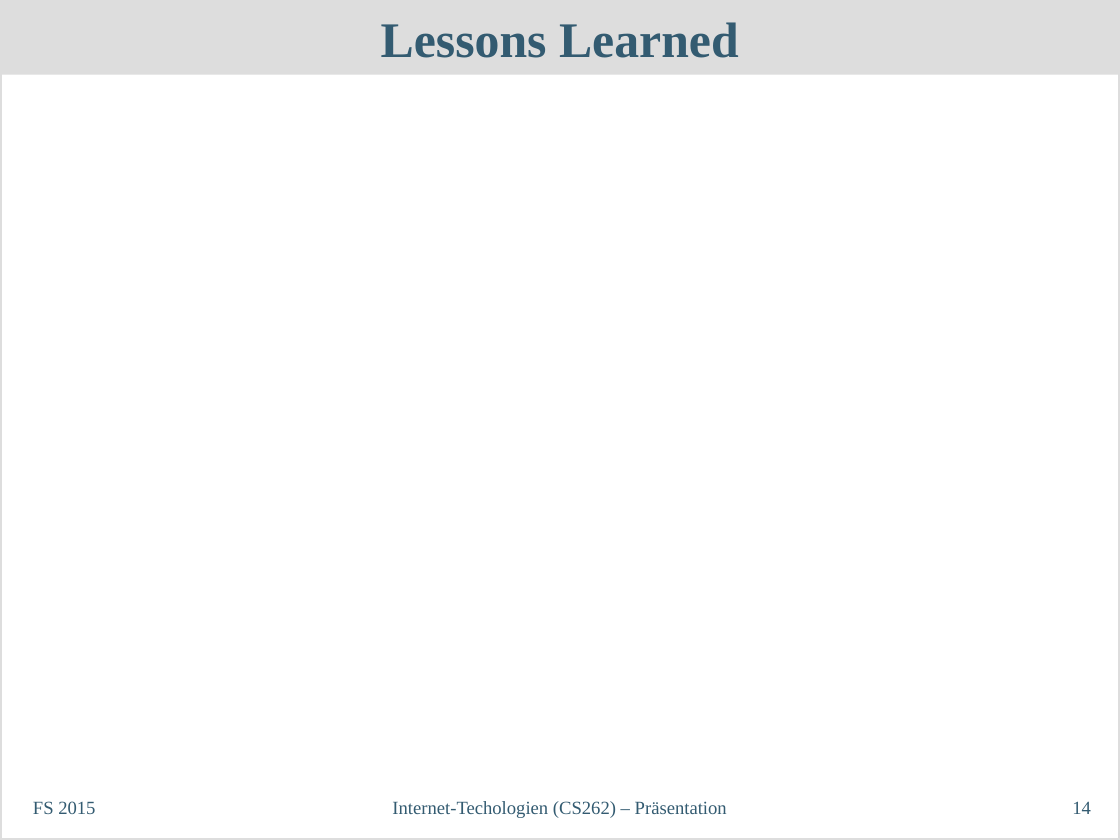
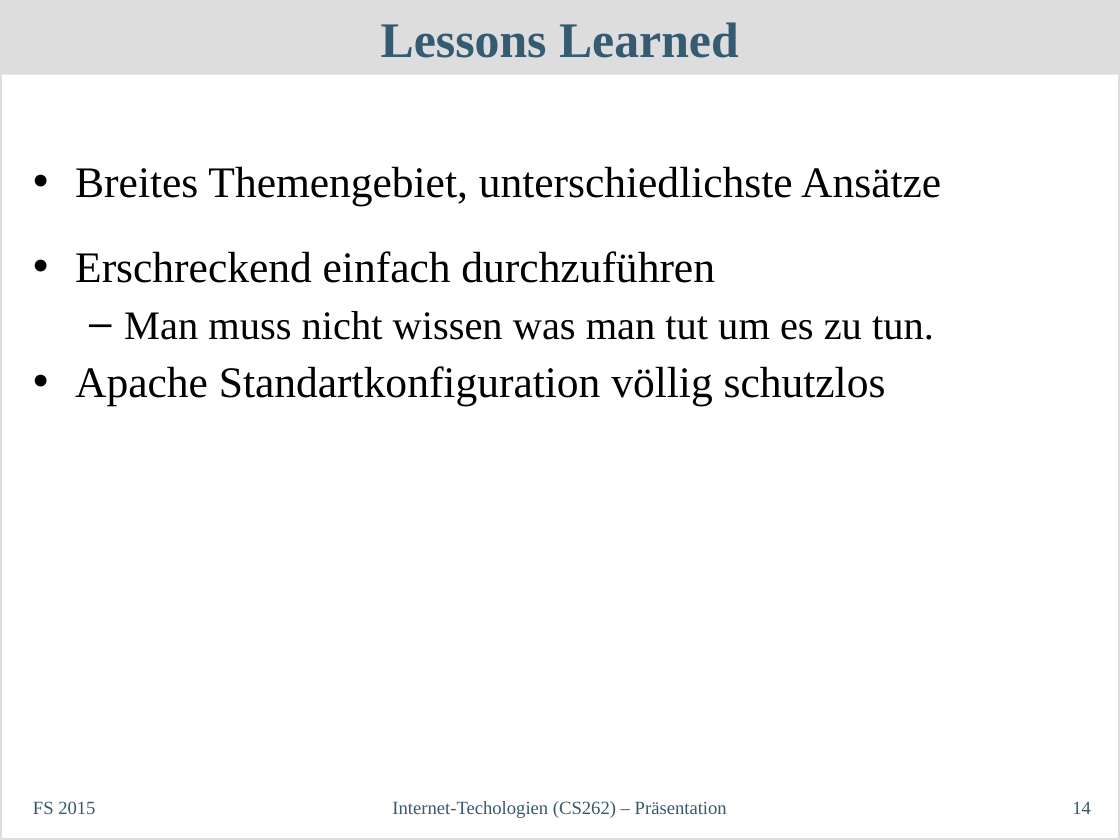
Before and after one commit to philipp-oldenburg/dos, a slide deck: slide 14 of Abschlusspräsentation/InetTech-Präsentation.odp. Drawn at 1120x840 pixels with LibreOffice and Linux fonts; fonts in the diff are those of the drawing. Boxes give left, top, right and bottom in pixels: in the first picture for what was removed or moved away, otherwise in the second. Text is boxed around its words. In the diff, an @@ line names an element or a change of style, - is before the commit and + after.

```diff
--- a/Abschlusspräsentation/InetTech-Präsentation.odp
+++ b/Abschlusspräsentation/InetTech-Präsentation.odp
@@ text added at bbox=[75, 166, 941, 406], 28 pt, text #000000 @@
+• Breites Themengebiet, unterschiedlichste Ansätze
+• Erschreckend einfach durchzuführen
+  – Man muss nicht wissen was man tut um es zu tun.
+• Apache Standartkonfiguration völlig schutzlos
```
Also in this commit, not shown: 2 other slides changed.
